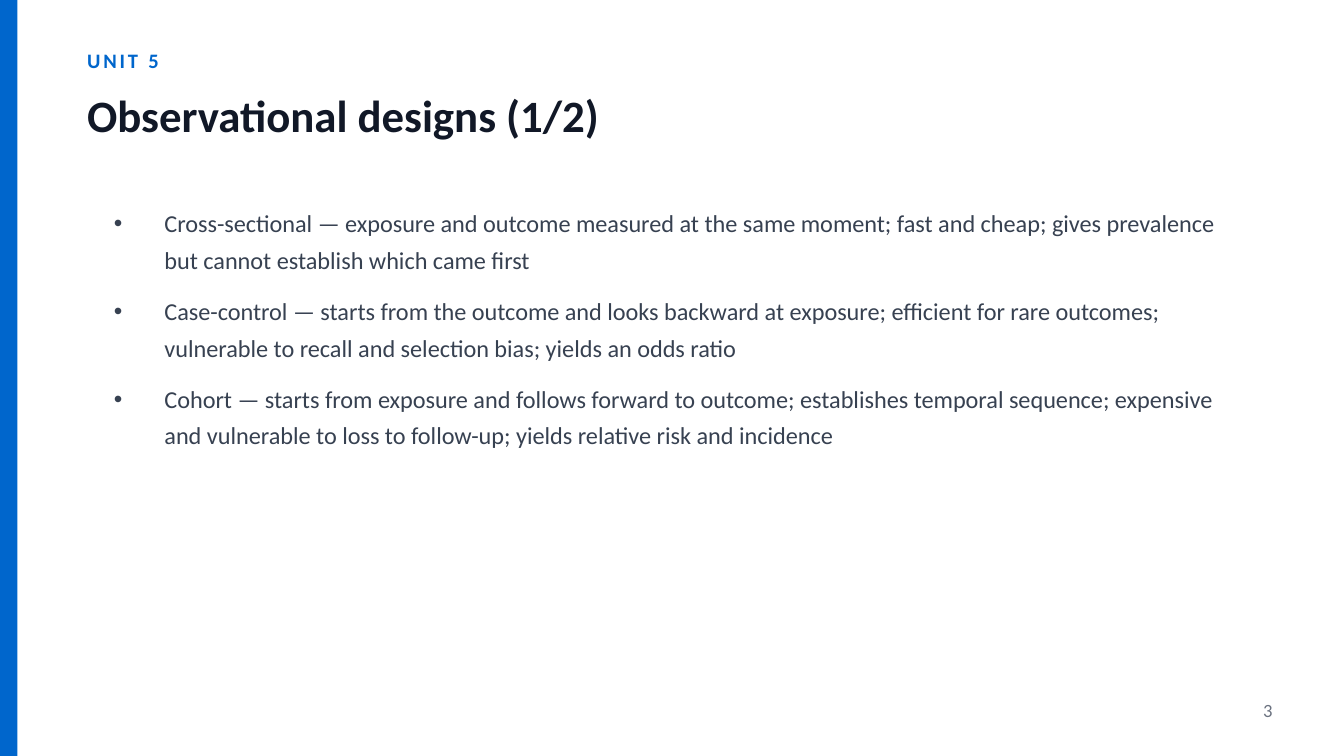
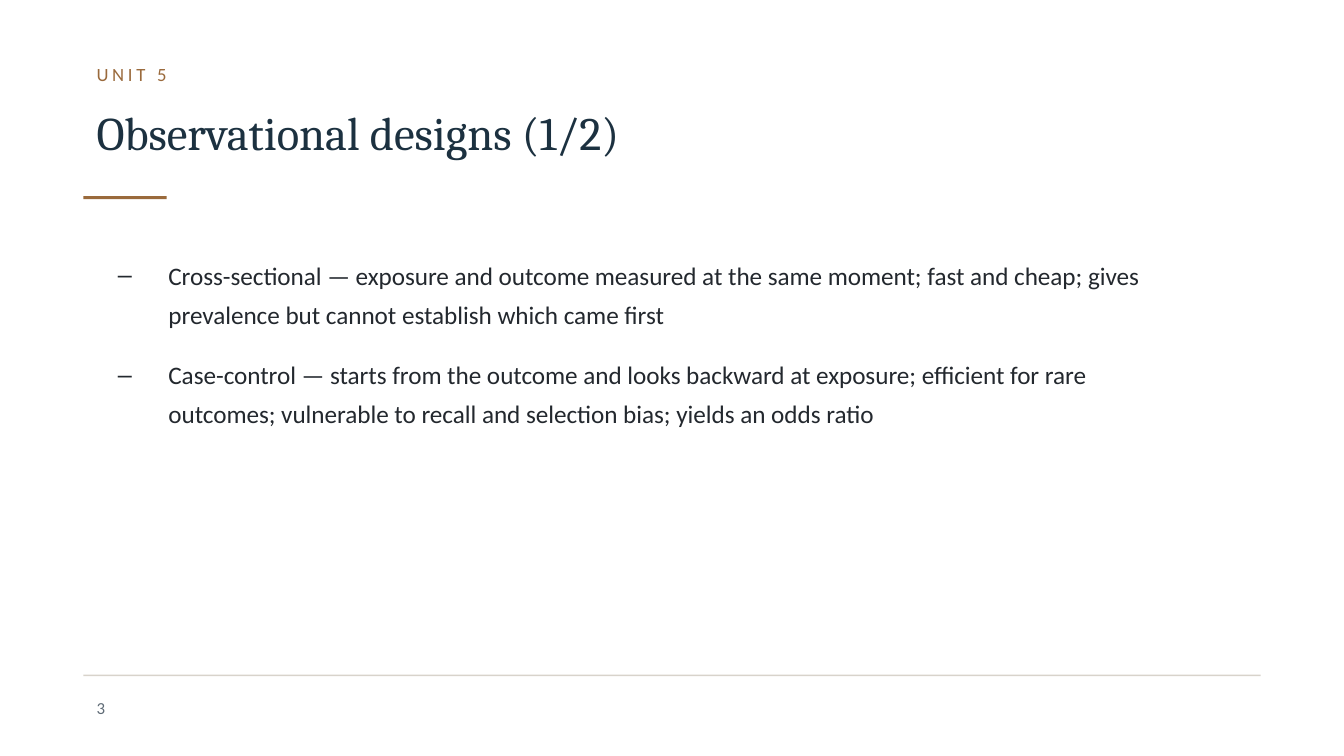
Before and after one commit to JesseAnak7534/ICBB, a slide deck: slide 3 of icbb-website/materials/research-methods/unit-05-slides.pptx. Drawn at 1344x756 pixels with LibreOffice and Linux fonts; fonts in the diff are those of the drawing; background and template pictures are left out. Boxes give left, top, right and bottom in pixels: in the first picture for what was removed or moved away, otherwise in the second. Text is boxed around its words. In the diff, an @@ line names an element or a change of style, - is before the commit and + after.

```diff
--- a/icbb-website/materials/research-methods/unit-05-slides.pptx
+++ b/icbb-website/materials/research-methods/unit-05-slides.pptx
@@ rectangle removed at (0,0,17,756) @@
@@ text "UNIT 5": place and size @@
-text "UNIT 5" at (87,54,158,68)
+text "UNIT 5" at (97,69,166,81)
@@ text "UNIT 5" at (97,69,166,81): size 11 to 10 pt, text colour #0066CC to #9A6A3C, letter spacing 1.5 to 2 pt, bold off @@
@@ text "Observational designs (1/2)": place and size @@
-text "Observational designs (1/2)" at (87,99,599,140)
+text "Observational designs (1/2)" at (97,117,619,160)
@@ text "Observational designs (1/2)" at (97,117,619,160): size 24 to 25 pt, font Calibri to Cambria, text colour #111827 to #1C3140, bold off @@
@@ rectangle added at (83,196,167,199), fill #9A6A3C @@
@@ text "Cross-sectional — exposure and outcome ...": place and size @@
-text "Cross-sectional — exposure and outcome ..." at (164,215,1215,448)
+text "Cross-sectional — exposure and outcome ..." at (168,267,1139,427)
@@ text "Cross-sectional — exposure and outcome ..." at (168,267,1139,427): size 13 to 13.5 pt, text colour #374151 to #23282E; bullet • to –; line spacing 1.25 to 1.3; more space between paragraphs @@
@@ text at (164,391,1212,448): paragraph removed @@
-• Cohort — starts from exposure and follows forward to outcome; establishes temporal sequence; expensive and vulnerable to loss to follow-up; yields relative risk and incidence
@@ rectangle added at (83,675,1261,676), fill #D8D3CB @@
@@ page number: place and size @@
-page number at (1263,705,1272,717)
+page number at (97,703,106,714)
@@ page number at (97,703,106,714): size 10 to 9 pt, text colour #6B7280 to #5F6B76 @@
```
Also in this commit, not shown: 16 other slides changed, 49 other files.
